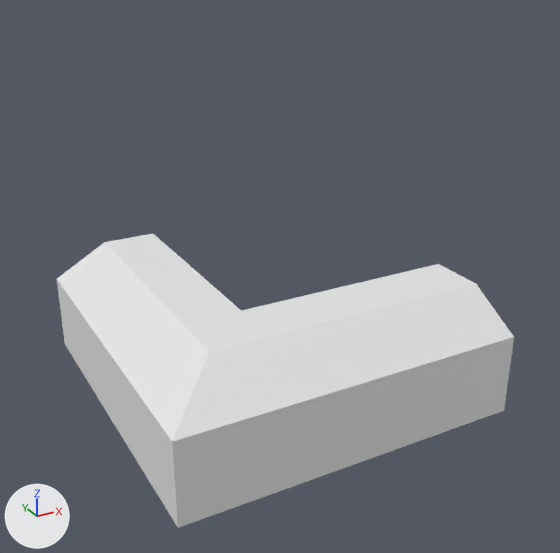
One commit to the OBJ model Roll-A-Ball-2/Assets/Meshes/InsideCorner_LP.obj: the scene before it, then after it.
Before and after are seen from a 50 mm lens placed at (-4.41, -4.03, 3.74), pointed at (-1.49, 1.28, 1.08). The lights are fixed; the arrows at lower left show +X, +Y and +Z. Where no turn or scale is listed for an object, it has been applied to the vertices.

The first picture shows 'InsideCorner_LP'.
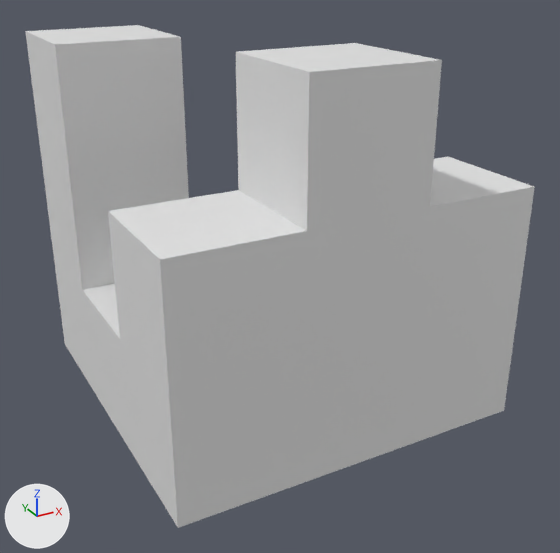
The change, as JSON lines over the scene's bpy script:
```json
{"block": "me_insidecorner_lp", "where": "# used by ob_insidecorner_lp; location = (0.0, 0.0, 0.0)"}
{"op": "remove", "block": "me_insidecorner_lp", "code": "me_insidecorner_lp.from_pydata(...)  # 18 vertices, 16 faces; spans x -3.0..0.0, y 0.0..3.0, z 0.0..1.0"}
{"op": "add", "block": "me_insidecorner_lp", "code": "me_insidecorner_lp.from_pydata(...)  # 44 vertices, 42 faces; spans x -3.0..0.0, y 0.0..3.0, z 0.0..3.0"}
{"block": "me_insidecorner_lp", "change": "me_insidecorner_lp part 1"}
{"block": "me_insidecorner_lp", "change": "8 vertices are removed from x -3.0..0.0, y 0.0..3.0, z 0.0..1.0"}
{"block": "me_insidecorner_lp", "change": "16 faces are deleted"}
{"block": "me_insidecorner_lp", "change": "1 vertex moves from x -3.0, y 0.0, z 0.72 to x -3.0, y 0.0, z 1.0"}
{"block": "me_insidecorner_lp", "change": "6 new vertices lie (-1.0, 0.0, 0.0) away from vertices in x -2.0..0.0, y 0.0..3.0, z 0.0..1.0"}
{"block": "me_insidecorner_lp", "change": "9 new vertices lie (0.0, 0.0, 1.0) away from vertices in x -3.0..0.0, y 0.0..3.0, z 0.0..1.0"}
{"block": "me_insidecorner_lp", "change": "10 new vertices lie (0.0, -1.0, 0.0) away from vertices in x -3.0..0.0, y 1.0..3.0, z 0.0..2.0"}
{"block": "me_insidecorner_lp", "change": "9 new vertices lie (0.0, 0.0, 1.0) away from vertices in x -3.0..-1.0, y 0.0..3.0, z 0.0..2.0"}
{"block": "me_insidecorner_lp", "change": "42 new faces join them"}
```

What differs and where, as boxes [x1, y1, x2, y2] in the pictures (560 x 553 px):
```json
{"object": "InsideCorner_LP", "change": "reshaped", "before": [57, 234, 514, 528], "after": [25, 25, 535, 528], "on screen": "12% wider, 71% taller"}
```
